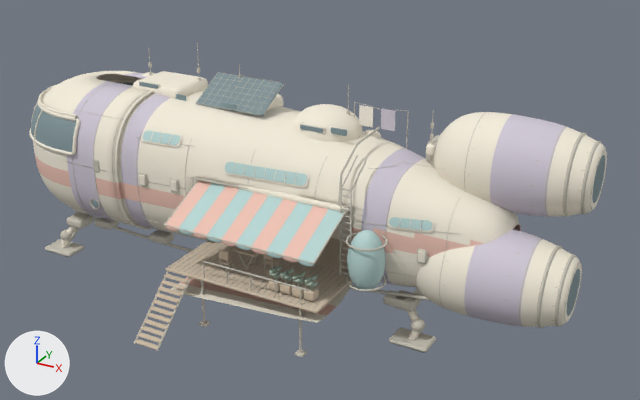
What one commit did to the Blender file references/The Travellers Ship/redesign/rounded-caravan-a/caravan-a.blend.
One viewpoint serves both versions: a camera (50 mm lens) standing at (28.6, -46.4, 29.8) and looking at (3.7, -1.0, 7.1). The lights are fixed; the arrows at lower left show +X, +Y and +Z. The first picture is the older version.

The first picture shows 'awning surfaces', 'cockpit surfaces', 'engines surfaces', 'hull surfaces', 'landing-gear surfaces', 'laundry surfaces', 'plants surfaces', 'porch-panel surfaces', 'ramp surfaces', 'roof surfaces', 'solar-panel surfaces', 'water-tank surfaces' and 4 more.
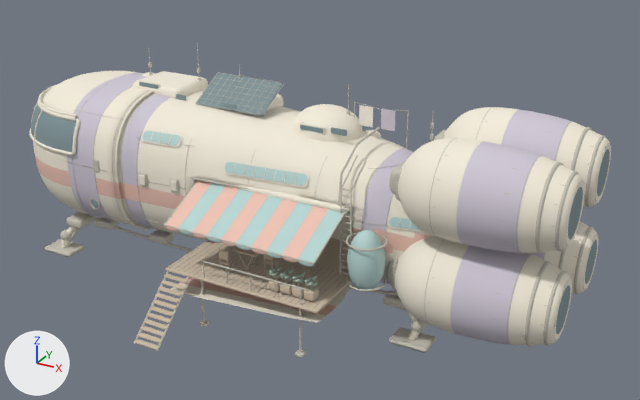
Where the change shows, as pixel boxes [x1, y1, x2, y2] in the pictures (640 x 400 px):
'engines surfaces', deleted: before [416, 112, 607, 328]
    faces in mat_cream (pale yellow #f4eddc): [416, 112, 607, 327]
    faces in mat_lavender (light grey #d1c9d6): [464, 115, 567, 326]
    faces in mat_metal (light grey #c9c4b7): [426, 112, 602, 328]
    faces in mat_dark (grey #809498): [567, 155, 605, 316]
'booster-starboard-upper surfaces', added: after [389, 138, 585, 254]
    faces in mat_cream (pale yellow #f4eddc): [398, 138, 585, 253]
    faces in mat_lavender (light grey #d1c9d6): [456, 141, 541, 253]
    faces in mat_metal (light grey #c9c4b7): [389, 138, 579, 254]
    faces in mat_dark (grey #809498): [568, 187, 583, 239]
'booster-starboard-lower surfaces', added: after [386, 236, 572, 347]
    faces in mat_cream (pale yellow #f4eddc): [395, 236, 572, 345]
    faces in mat_lavender (light grey #d1c9d6): [450, 245, 531, 345]
    faces in mat_metal (light grey #c9c4b7): [386, 239, 567, 347]
    faces in mat_dark (grey #809498): [556, 285, 570, 334]
'booster-port-upper surfaces', added: after [434, 107, 611, 208]
    faces in mat_cream (pale yellow #f4eddc): [444, 107, 611, 207]
    faces in mat_lavender (light grey #d1c9d6): [501, 110, 571, 162]
    faces in mat_metal (light grey #c9c4b7): [434, 107, 606, 208]
    faces in mat_dark (grey #809498): [597, 149, 610, 197]
'booster-port-lower surfaces', added: after [530, 221, 598, 294]
    faces in mat_cream (pale yellow #f4eddc): [544, 222, 598, 293]
    faces in mat_metal (light grey #c9c4b7): [543, 221, 594, 294]
    faces in mat_dark (grey #809498): [585, 240, 597, 284]

What changed in the scene script:
```text
Remove ob_engines_surfaces:
    ob_engines_surfaces = bpy.data.objects.new('engines surfaces', me_engine_longitudinal_panel)
Add ob_booster_starboard_lower_surfaces:
    ob_booster_starboard_lower_surfaces = bpy.data.objects.new('booster-starboard-lower surfaces', me_sphere_003_1)  # 5560 vertices, 5432 faces; spans x -10.31..0.08, y -2.81..2.81, z -2.81..2.81; in mat_dark (grey #809498), mat_cream (pale yellow #f4eddc), mat_lavender (light grey #d1c9d6), mat_metal (light grey #c9c4b7)
    ob_booster_starboard_lower_surfaces.parent = ob_booster_starboard_lower
    ob_booster_starboard_lower_surfaces.location = (19.96, -3.2, 5.6)
Add ob_booster_starboard_lower:
    ob_booster_starboard_lower = bpy.data.objects.new('booster-starboard-lower', None)
    ob_booster_starboard_lower.parent = ob_engines
    ob_booster_starboard_lower.location = (0.0, 0.0, 0.0)
Add ob_booster_starboard_upper_surfaces:
    ob_booster_starboard_upper_surfaces = bpy.data.objects.new('booster-starboard-upper surfaces', me_sphere_002)  # 5560 vertices, 5432 faces; spans x -10.31..0.08, y -2.86..2.86, z -2.86..2.86; in mat_dark (grey #809498), mat_cream (pale yellow #f4eddc), mat_lavender (light grey #d1c9d6), mat_metal (light grey #c9c4b7)
    ob_booster_starboard_upper_surfaces.parent = ob_booster_starboard_upper
    ob_booster_starboard_upper_surfaces.location = (19.96, -3.2, 11.4)
Add ob_booster_starboard_upper:
    ob_booster_starboard_upper = bpy.data.objects.new('booster-starboard-upper', None)
    ob_booster_starboard_upper.parent = ob_engines
    ob_booster_starboard_upper.location = (0.0, 0.0, 0.0)
Add ob_booster_port_lower_surfaces:
    ob_booster_port_lower_surfaces = bpy.data.objects.new('booster-port-lower surfaces', me_sphere_001)  # 5560 vertices, 5432 faces; spans x -10.31..0.08, y -2.81..2.81, z -2.81..2.81; in mat_dark (grey #809498), mat_cream (pale yellow #f4eddc), mat_lavender (light grey #d1c9d6), mat_metal (light grey #c9c4b7)
    ob_booster_port_lower_surfaces.parent = ob_booster_port_lower
    ob_booster_port_lower_surfaces.location = (19.96, 3.2, 5.6)
Add ob_booster_port_lower:
    ob_booster_port_lower = bpy.data.objects.new('booster-port-lower', None)
    ob_booster_port_lower.parent = ob_engines
    ob_booster_port_lower.location = (0.0, 0.0, 0.0)
Add ob_booster_port_upper_surfaces:
    ob_booster_port_upper_surfaces = bpy.data.objects.new('booster-port-upper surfaces', me_sphere)  # 5560 vertices, 5432 faces; spans x -10.31..0.08, y -2.86..2.86, z -2.86..2.86; in mat_dark (grey #809498), mat_cream (pale yellow #f4eddc), mat_lavender (light grey #d1c9d6), mat_metal (light grey #c9c4b7)
    ob_booster_port_upper_surfaces.parent = ob_booster_port_upper
    ob_booster_port_upper_surfaces.location = (19.96, 3.2, 11.4)
Add ob_booster_port_upper:
    ob_booster_port_upper = bpy.data.objects.new('booster-port-upper', None)
    ob_booster_port_upper.parent = ob_engines
    ob_booster_port_upper.location = (0.0, 0.0, 0.0)
```
